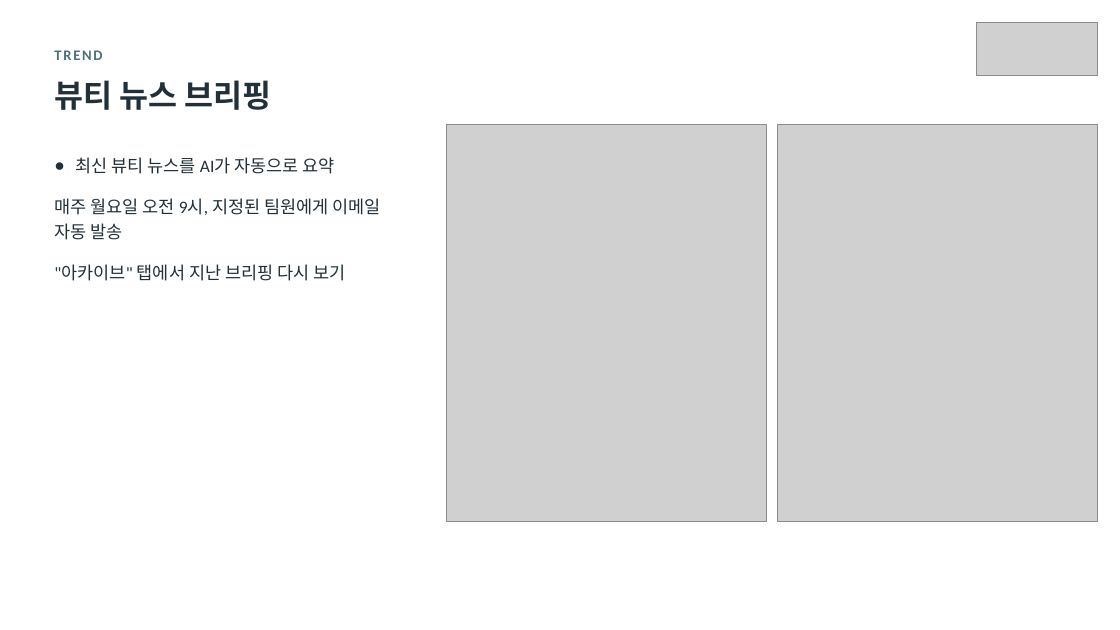
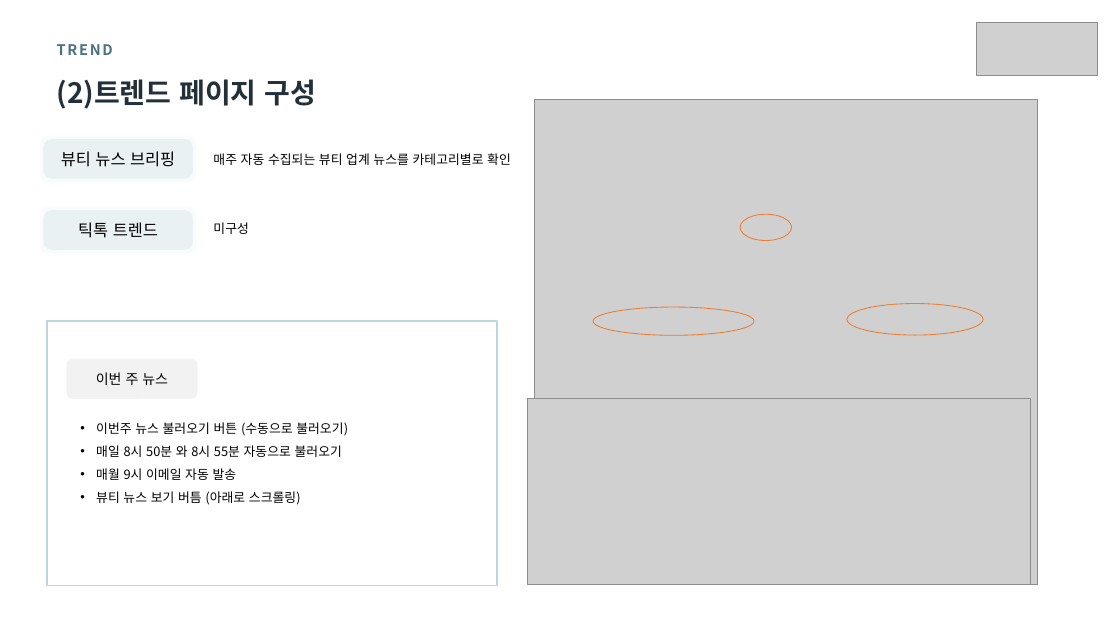
Before and after one commit to kaydeeloka/collab-net, a slide deck: slide 7 of docs/MiMuse_사용자매뉴얼.pptx. Drawn at 1120x630 pixels with LibreOffice and Linux fonts; fonts in the diff are those of the drawing; grey boxes stand for pictures. Boxes give left, top, right and bottom in pixels: in the first picture for what was removed or moved away, otherwise in the second. Text is boxed around its words. In the diff, an @@ line names an element or a change of style, - is before the commit and + after.

```diff
--- a/docs/MiMuse_사용자매뉴얼.pptx
+++ b/docs/MiMuse_사용자매뉴얼.pptx
@@ text "TREND" at (57, 44, 113, 55): font Calibri to Noto Sans CJK KR @@
@@ text added at (57, 79, 317, 109), 24 pt, text #22303A, bold @@
+(2)트렌드 페이지 구성
@@ picture: place and size @@
-picture at (447, 124, 767, 522)
+picture at (534, 99, 1038, 584)
@@ rounded rectangle "뷰티 뉴스 브리핑": place and size @@
-rounded rectangle "뷰티 뉴스 브리핑" at (54, 80, 272, 110)
+rounded rectangle "뷰티 뉴스 브리핑" at (44, 139, 193, 179)
@@ rounded rectangle "뷰티 뉴스 브리핑" at (44, 139, 193, 179): size 27 to 14 pt, font Calibri to Noto Sans CJK KR, text colour #22303A to #000000, bold off; alignment left to centre; fill none to #BED6DE at 25% opacity @@
@@ text removed at (54, 157, 381, 281) @@
-● 최신 뷰티 뉴스를 AI가 자동으로 요약
-매주 월요일 오전 9시, 지정된 팀원에게 이메일 자동 발송
-"아카이브" 탭에서 지난 브리핑 다시 보기
@@ text added at (213, 153, 511, 165), 11 pt, text #000000 @@
+매주 자동 수집되는 뷰티 업계 뉴스를 카테고리별로 확인
@@ rounded rectangle added at (44, 210, 193, 250), fill #BED6DE at 25% opacity, 14 pt, text #000000 @@
+틱톡 트렌드
@@ text added at (213, 222, 248, 234), 11 pt, text #000000 @@
+미구성
@@ ellipse added at (740, 214, 791, 240), outline #ED7D31 0.75 pt @@
@@ rectangle added at (47, 321, 497, 586), outline #BDD5DE 1.5 pt @@
@@ ellipse added at (593, 307, 755, 335), outline #ED7D31 0.75 pt @@
@@ ellipse added at (847, 303, 983, 335), outline #ED7D31 0.75 pt @@
@@ rounded rectangle added at (66, 359, 197, 399), fill #E7E6E6 at 50% opacity, 12 pt, text #000000 @@
+이번 주 뉴스
@@ picture: place and size @@
-picture at (778, 124, 1098, 522)
+picture at (528, 398, 1031, 584)
@@ text added at (96, 422, 348, 505), 11 pt, text #000000 @@
+• 이번주 뉴스 불러오기 버튼 (수동으로 불러오기)
+• 매일 8시 50분 와 8시 55분 자동으로 불러오기
+• 매월 9시 이메일 자동 발송
+• 뷰티 뉴스 보기 버틈 (아래로 스크롤링)
```
Also in this commit, not shown: 3 other slides changed, 1 slide added, 1 slide removed, 6 other files.
